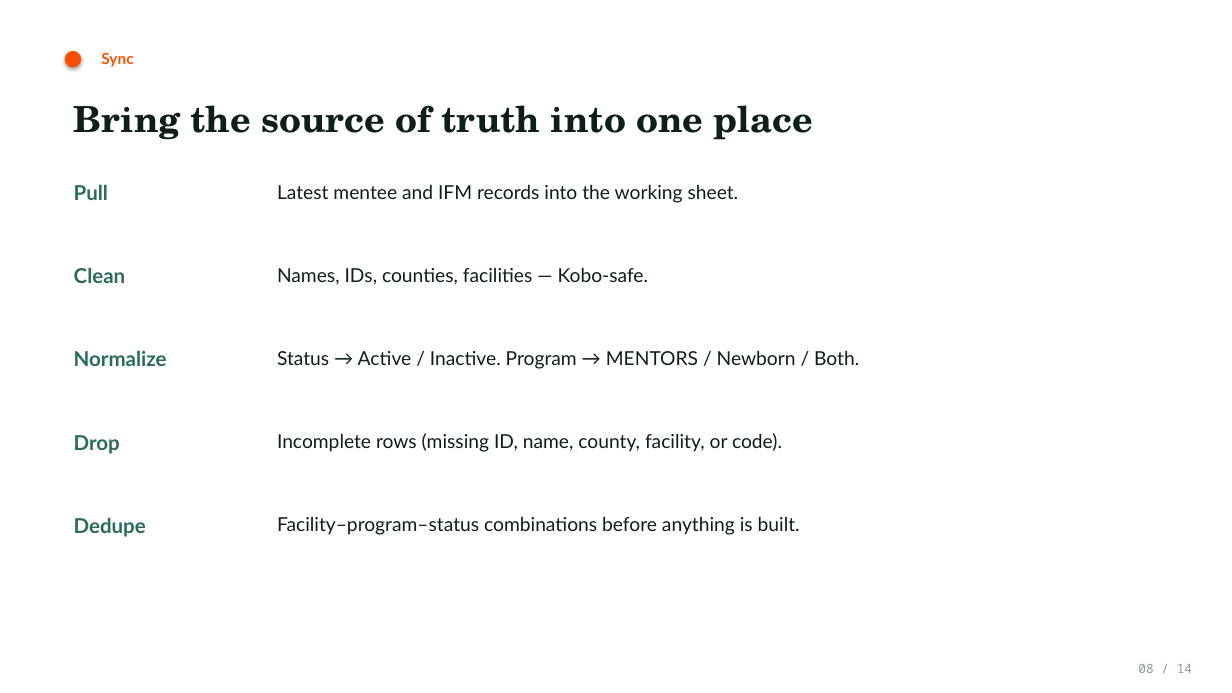
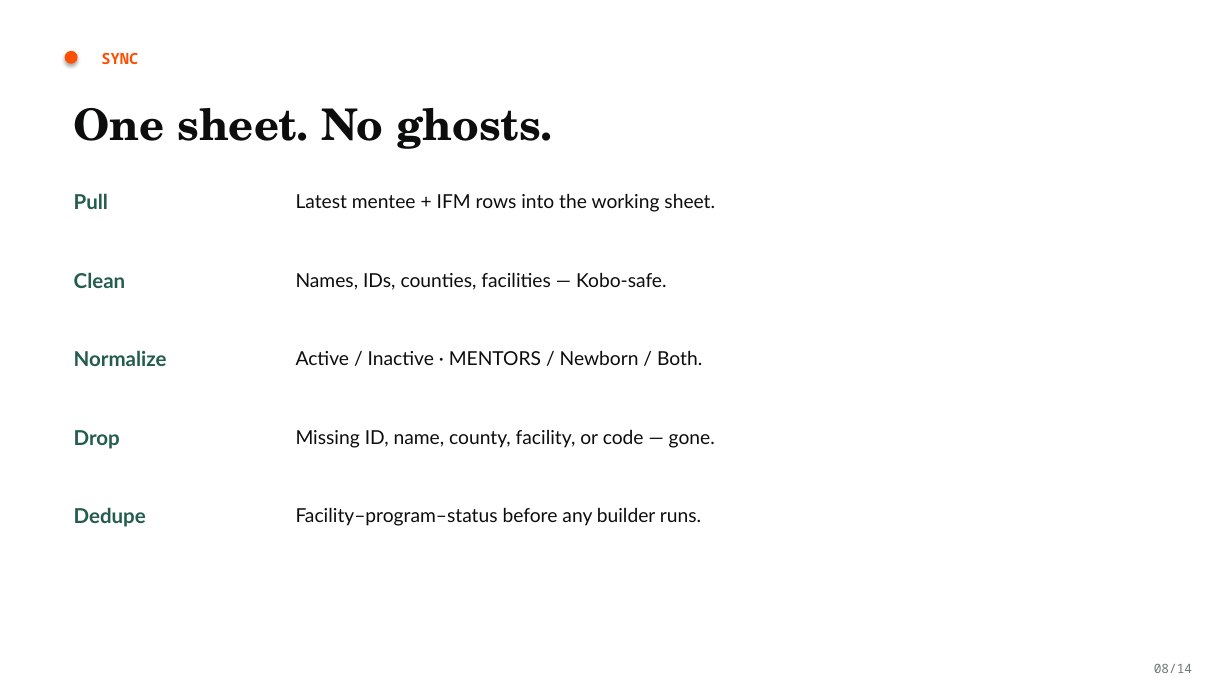
Before and after one commit to kakaijacob/Special-Operations-Schema, a slide deck: slide 8 of docs/Mentee_Mapping_SOP.pptx. Drawn at 1232x693 pixels with LibreOffice and Linux fonts; fonts in the diff are those of the drawing; background and template pictures are left out. Boxes give left, top, right and bottom in pixels: in the first picture for what was removed or moved away, otherwise in the second. Text is boxed around its words. In the diff, an @@ line names an element or a change of style, - is before the commit and + after.

```diff
--- a/docs/Mentee_Mapping_SOP.pptx
+++ b/docs/Mentee_Mapping_SOP.pptx
@@ text at (101,53,138,64): text changed; font Lato to Noto Sans Mono @@
-Sync
+SYNC
@@ text at (74,108,553,149): text changed; size 28 to 34 pt; text colour #0D1F1A to #0C0E0D @@
-Bring the source of truth into one place
+One sheet. No ghosts.
@@ text "Pull": place and size @@
-text "Pull" at (74,184,108,200)
+text "Pull" at (74,193,108,209)
@@ text at (296,193,715,212): text changed; text colour #0D1F1A to #0C0E0D @@
-Latest mentee and IFM records into the working sheet.
+Latest mentee + IFM rows into the working sheet.
@@ text "Names, IDs, counties, facilities — ...": place and size @@
-text "Names, IDs, counties, facilities — ..." at (277,267,649,285)
+text "Names, IDs, counties, facilities — ..." at (296,272,667,290)
@@ text "Names, IDs, counties, facilities — ..." at (296,272,667,290): text colour #0D1F1A to #0C0E0D @@
@@ text at (296,350,702,365): text changed; text colour #0D1F1A to #0C0E0D @@
-Status → Active / Inactive. Program → MENTORS / Newborn / Both.
+Active / Inactive · MENTORS / Newborn / Both.
@@ text at (296,430,715,448): text changed; text colour #0D1F1A to #0C0E0D @@
-Incomplete rows (missing ID, name, county, facility, or code).
+Missing ID, name, county, facility, or code — gone.
@@ text colour #2A6B5A to #245C4E in 5 elements at (74,350,167,366), (74,272,125,288), (74,430,120,449), (74,193,108,209), (74,507,146,527) @@
@@ text "Dedupe": place and size @@
-text "Dedupe" at (74,517,146,537)
+text "Dedupe" at (74,507,146,527)
@@ text at (296,507,701,526): text changed; text colour #0D1F1A to #0C0E0D @@
-Facility–program–status combinations before anything is built.
+Facility–program–status before any builder runs.
@@ text at (1154,664,1192,673): text changed; text colour #8A9A92 to #6E7872 @@
-08 / 14
+08/14
```
Also in this commit, not shown: 11 other slides changed, 2 slides added, 2 slides removed, 12 other files.
